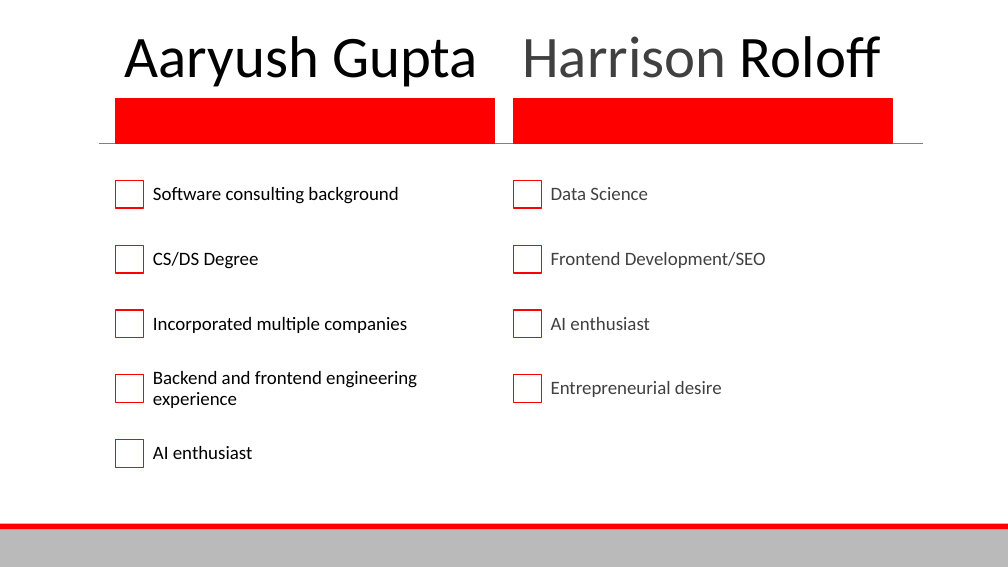
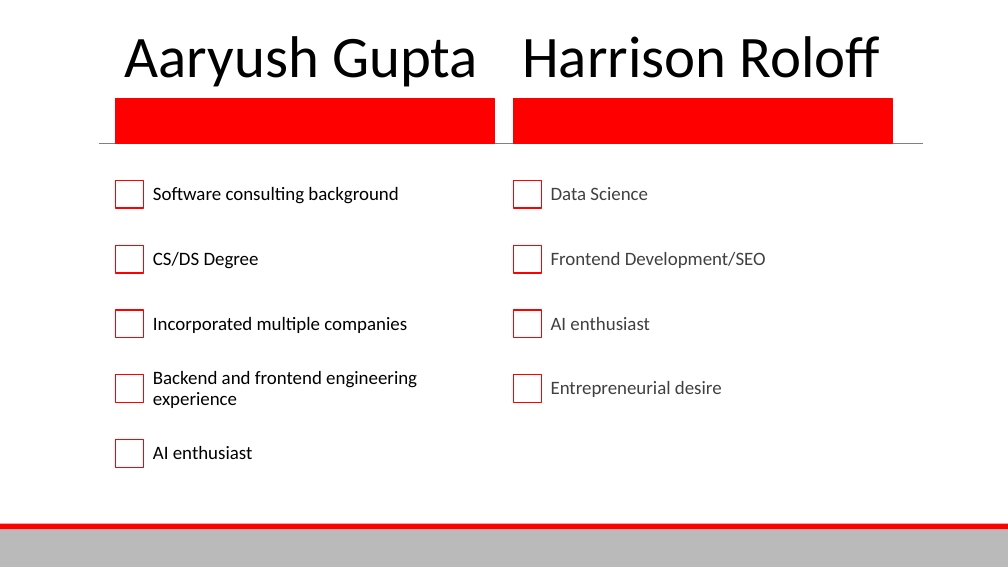
Before and after one commit to Aaryush1/Univise, a slide deck: slide 8 of Pitch_Deck.pptx. Drawn at 1008x567 pixels with LibreOffice and Linux fonts; fonts in the diff are those of the drawing. Boxes give left, top, right and bottom in pixels: in the first picture for what was removed or moved away, otherwise in the second. Text is boxed around its words. In the diff, an @@ line names an element or a change of style, - is before the commit and + after.

```diff
--- a/Pitch_Deck.pptx
+++ b/Pitch_Deck.pptx
@@ free "Harrison Roloff" at (x1=513, y1=19, x2=892, y2=99): text colour #404040 to #000000 in "Harrison" @@
```
Also in this commit, not shown: 1 other slide changed, 1 other file.
